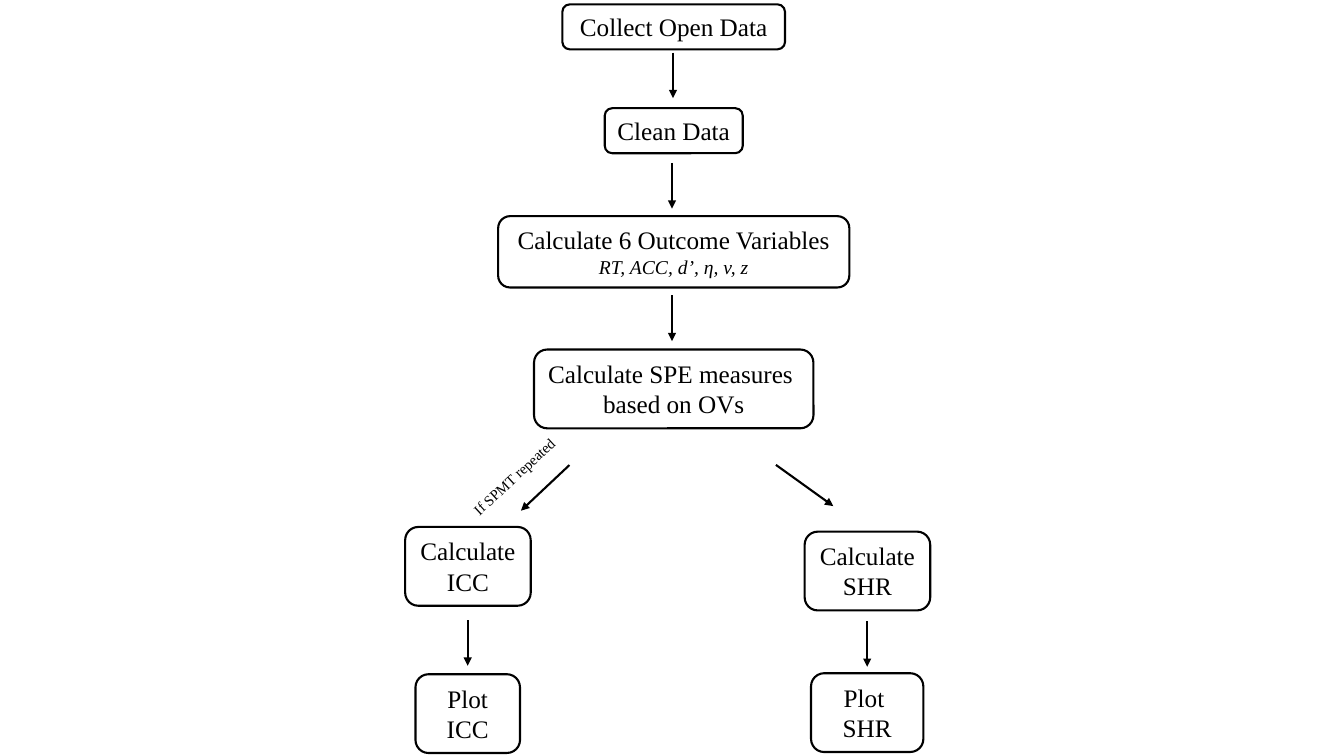
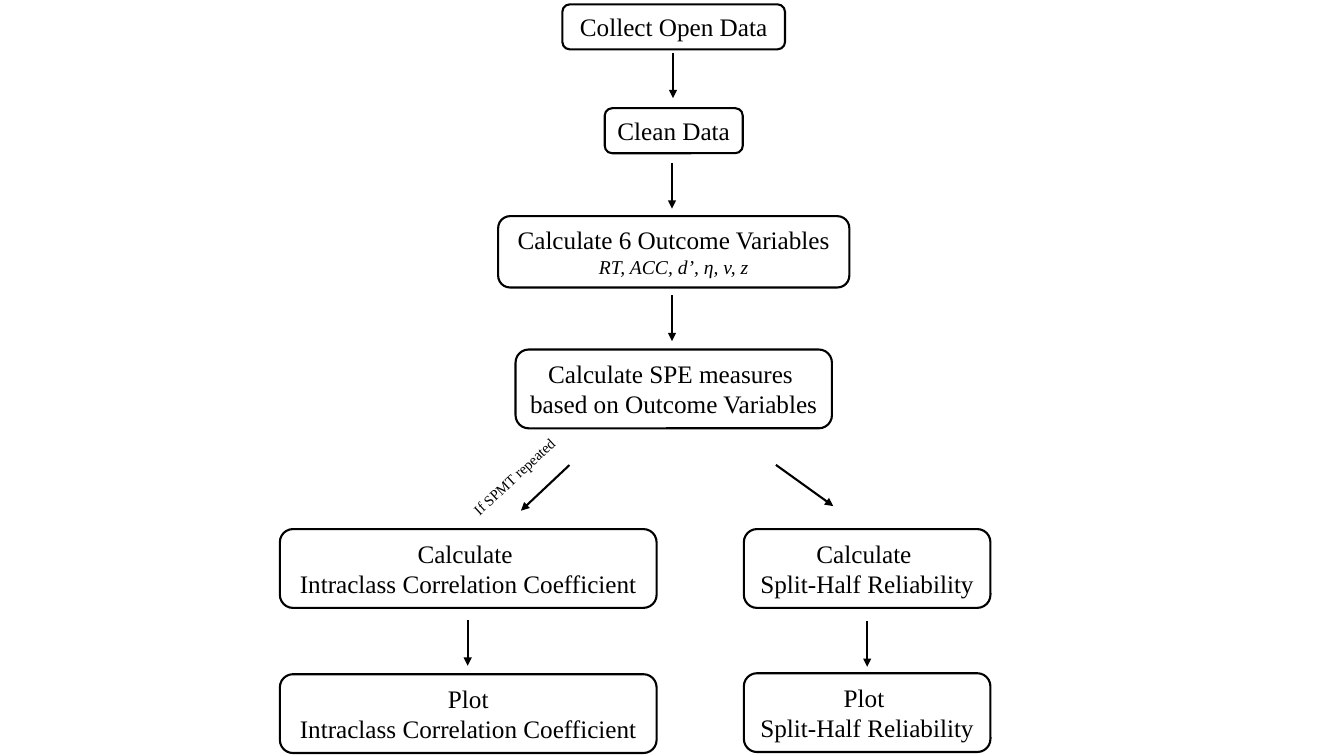
Before and after one commit to Chuan-Peng-Lab/ReliabilitySPE, a slide deck: slide 2 of 1_Protocol/1_2_Planned_Analysis/1_2_2_OUTPUT/Flow_Chart.pptx. Drawn at 1344x756 pixels with LibreOffice and Linux fonts; fonts in the diff are those of the drawing. Boxes give left, top, right and bottom in pixels: in the first picture for what was removed or moved away, otherwise in the second. Text is boxed around its words. In the diff, an @@ line names an element or a change of style, - is before the commit and + after.

```diff
--- a/1_Protocol/1_2_Planned_Analysis/1_2_2_OUTPUT/Flow_Chart.pptx
+++ b/1_Protocol/1_2_Planned_Analysis/1_2_2_OUTPUT/Flow_Chart.pptx
@@ rounded rectangle "Calculate SPE measures": place and size @@
-rounded rectangle "Calculate SPE measures" at bbox=[534, 350, 814, 429]
+rounded rectangle "Calculate SPE measures" at bbox=[515, 350, 832, 429]
@@ text in rounded rectangle at bbox=[530, 395, 817, 414]: text changed @@
-based on OVs
+based on Outcome Variables
@@ rounded rectangle "Calculate": place and size @@
-rounded rectangle "Calculate" at bbox=[405, 527, 531, 606]
+rounded rectangle "Calculate" at bbox=[280, 529, 657, 608]
@@ rounded rectangle "Calculate": place and size @@
-rounded rectangle "Calculate" at bbox=[805, 531, 931, 610]
+rounded rectangle "Calculate" at bbox=[744, 529, 991, 608]
@@ text in rounded rectangle at bbox=[300, 545, 636, 594]: text changed @@
-Calculate ICC
+Calculate
+Intraclass Correlation Coefficient
@@ text in rounded rectangle at bbox=[760, 545, 973, 599]: text changed @@
-Calculate SHR
+Calculate
+Split-Half Reliability
@@ rounded rectangle "Plot": place and size @@
-rounded rectangle "Plot" at bbox=[415, 675, 520, 753]
+rounded rectangle "Plot" at bbox=[280, 675, 657, 753]
@@ rounded rectangle "Plot": place and size @@
-rounded rectangle "Plot" at bbox=[812, 674, 924, 752]
+rounded rectangle "Plot" at bbox=[744, 674, 991, 752]
@@ text in rounded rectangle at bbox=[760, 719, 973, 743]: text changed @@
-SHR
+Split-Half Reliability
@@ text in rounded rectangle at bbox=[300, 720, 636, 739]: text changed @@
-ICC
+Intraclass Correlation Coefficient
```
Also in this commit, not shown: 18 other files.
